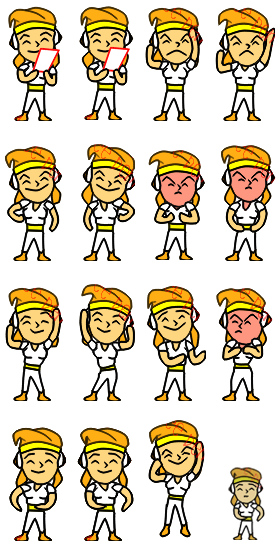
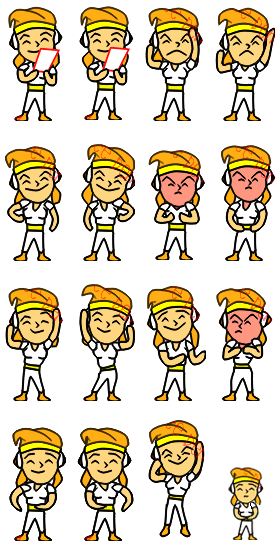
Layered file, before and after one edit (280 × 560). Changes by layer:
painted on "Слой 33" over [245, 500, 265, 522]
